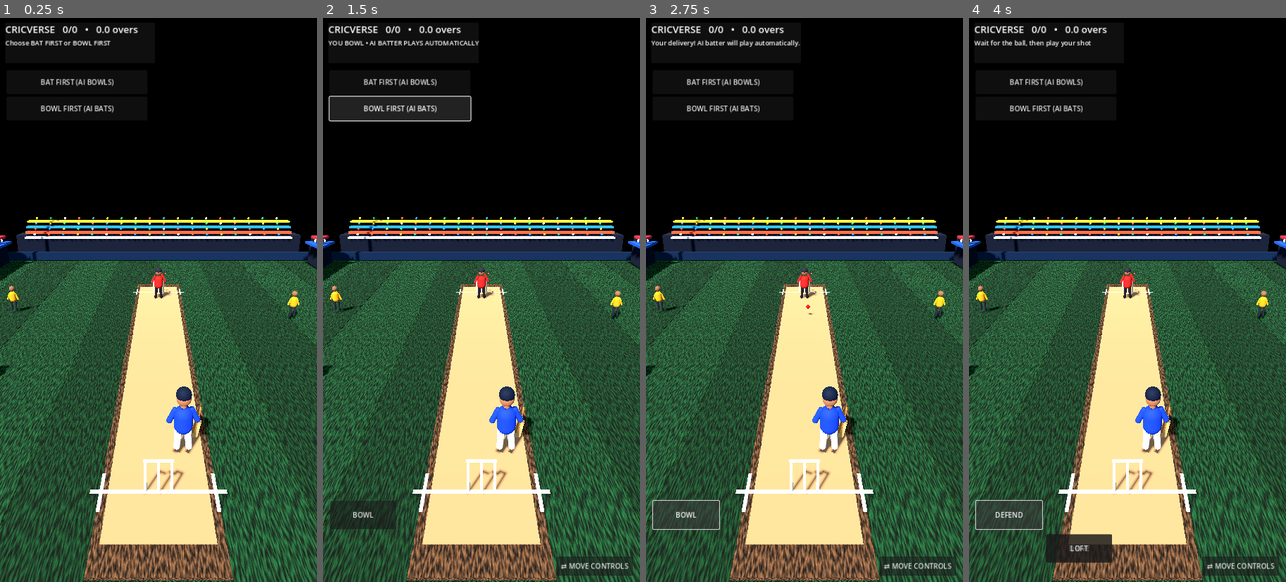
Above: before the commit, frames 1-4 (left to right).
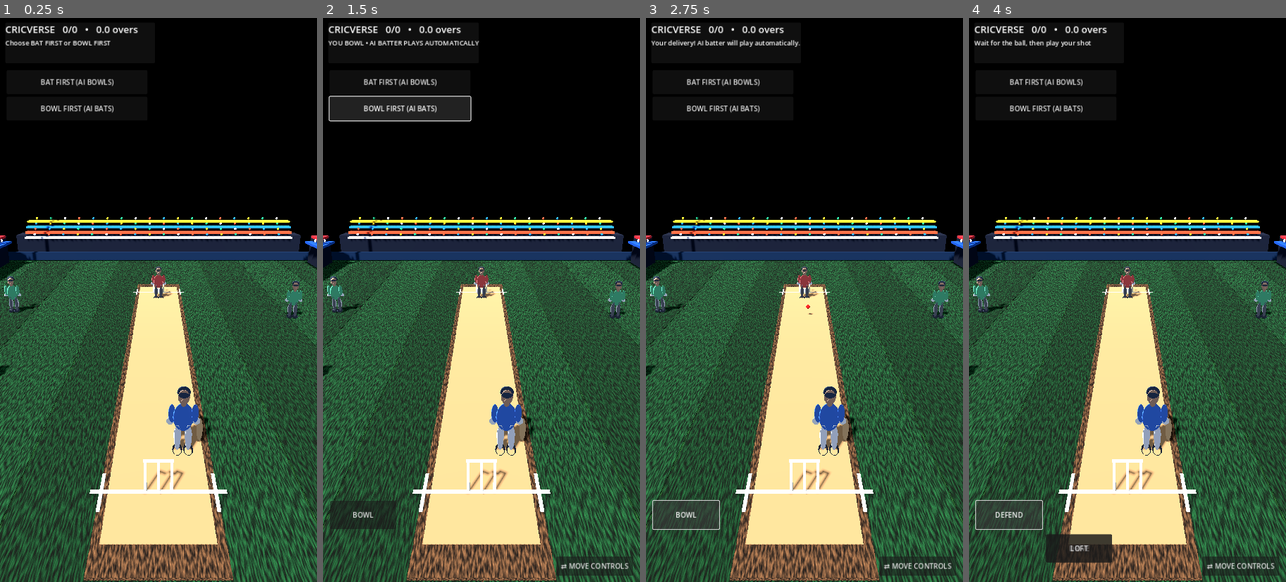
Above: after the commit, the same moments.

Repository: rakibbristy/boundary-cricket
Game: Godot game, scene res://main.tscn
Same seed, same stepped clock (60 frames per second), same inputs: the game is played once before the commit and once after it.
Inputs:
- Up to frame 1 (0.25 s): no input
- Up to frame 2 (1.5 s): click "BAT FIRST (AI BOWLS)" at 0.5 s; click "BOWL FIRST (AI BATS)" at 1.25 s
- Up to frame 3 (2.75 s): click "BOWL" at 2 s
- Up to frame 4 (4 s): click "BAT FIRST (AI BOWLS)" at 2.75 s; click "DEFEND" at 3.5 s

The runs differ from the first frame. In frame 1, 1.4% of the frame differs, in the area x 1-96%, y 44-78%; in frame 2, 1.4%; in frame 3, 1.4%; in frame 4, 1.4%.

Commit message:
Connect original GLTF cricket player assets to the game

Diff:
--- a/cricverse/main.gd
+++ b/cricverse/main.gd
@@ -169,7 +169,7 @@
 	batter.name = "Batter_3D"
 	batter.position = Vector3(0.75, 0, 7.2)
 	add_child(batter)
-	if _load_rigged_character("res://assets/players/batter.glb", batter):
+	if _load_rigged_character("res://assets/players/batter.gltf", batter):
 		return
 	var skin := Color(0.62, 0.38, 0.25)
 	var shirt := Color(0.08, 0.22, 0.72)
@@ -201,7 +201,7 @@
 	bowler.name = "Bowler_3D"
 	bowler.position = Vector3(0, 0, -7.5)
 	add_child(bowler)
-	if _load_rigged_character("res://assets/players/bowler.glb", bowler):
+	if _load_rigged_character("res://assets/players/bowler.gltf", bowler):
 		_add_fielder(Vector3(-9, 0, -5), Color(0.9, 0.58, 0.08))
 		_add_fielder(Vector3(8, 0, -4), Color(0.9, 0.58, 0.08))
 		_add_fielder(Vector3(-10, 0, 7), Color(0.9, 0.58, 0.08))
@@ -227,7 +227,7 @@
 	var fielder := Node3D.new()
 	fielder.position = pos
 	add_child(fielder)
-	if _load_rigged_character("res://assets/players/fielder.glb", fielder):
+	if _load_rigged_character("res://assets/players/fielder.gltf", fielder):
 		return
 	_capsule(fielder, Vector3(0, 1.0, 0), 0.2, 0.68, shirt)
 	_sphere(fielder, Vector3(0, 1.52, 0), 0.16, Color(0.55, 0.34, 0.23))
